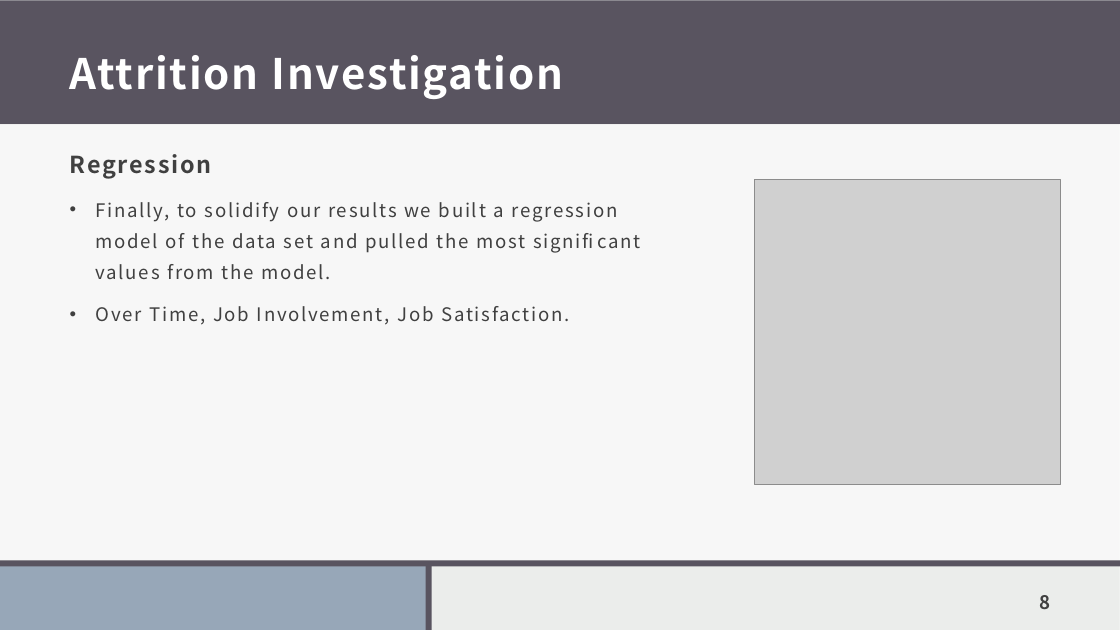
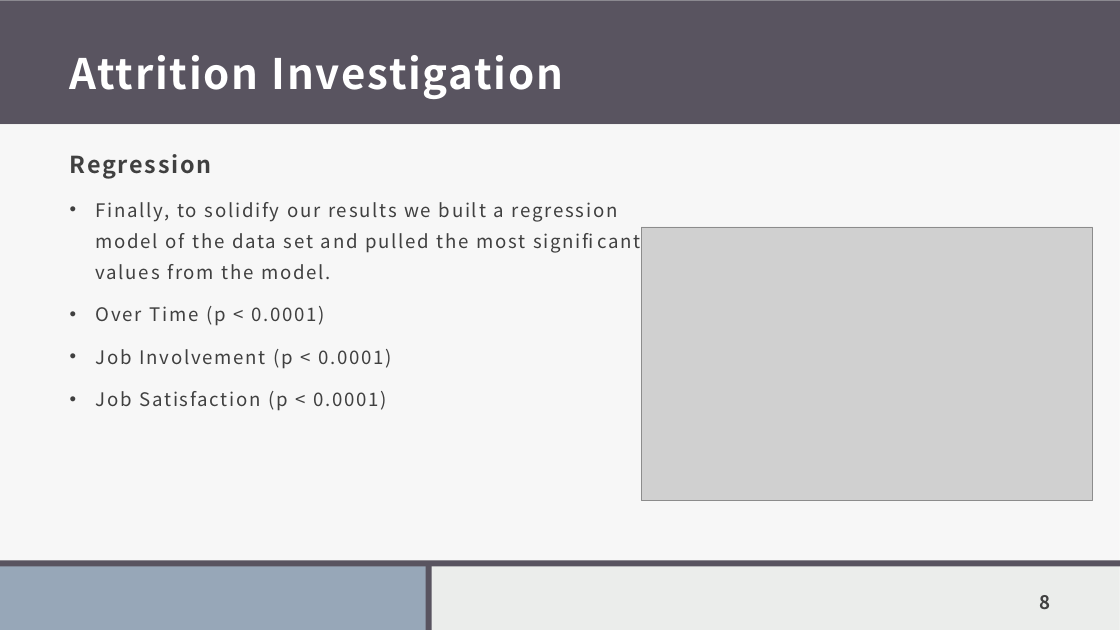
Before and after one commit to shankel3443/CaseStudyDDS, a slide deck: slide 8 of Salary & Attrition at Frito Lay Final.pptx. Drawn at 1120x630 pixels with LibreOffice and Linux fonts; fonts in the diff are those of the drawing; grey boxes stand for pictures. Boxes give left, top, right and bottom in pixels: in the first picture for what was removed or moved away, otherwise in the second. Text is boxed around its words. In the diff, an @@ line names an element or a change of style, - is before the commit and + after.

```diff
--- a/Salary & Attrition at Frito Lay Final.pptx
+++ b/Salary & Attrition at Frito Lay Final.pptx
@@ picture: place and size @@
-picture at [755,180,1061,486]
+picture at [641,227,1093,501]
@@ text at [96,306,392,411]: text changed @@
-• Over Time, Job Involvement, Job Satisfaction.
+• Over Time (p < 0.0001)
+• Job Involvement (p < 0.0001)
+• Job Satisfaction (p < 0.0001)
```
